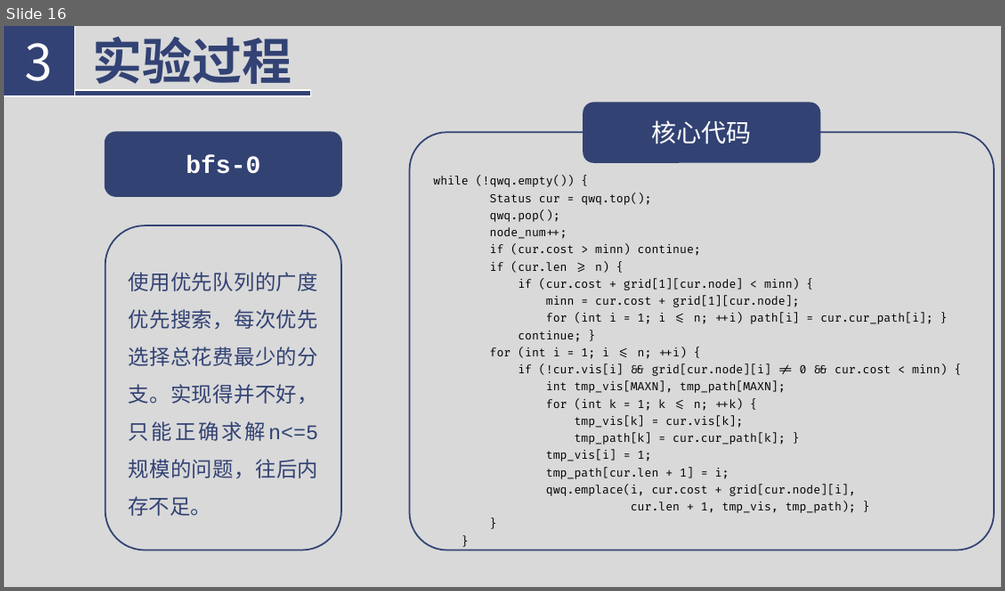
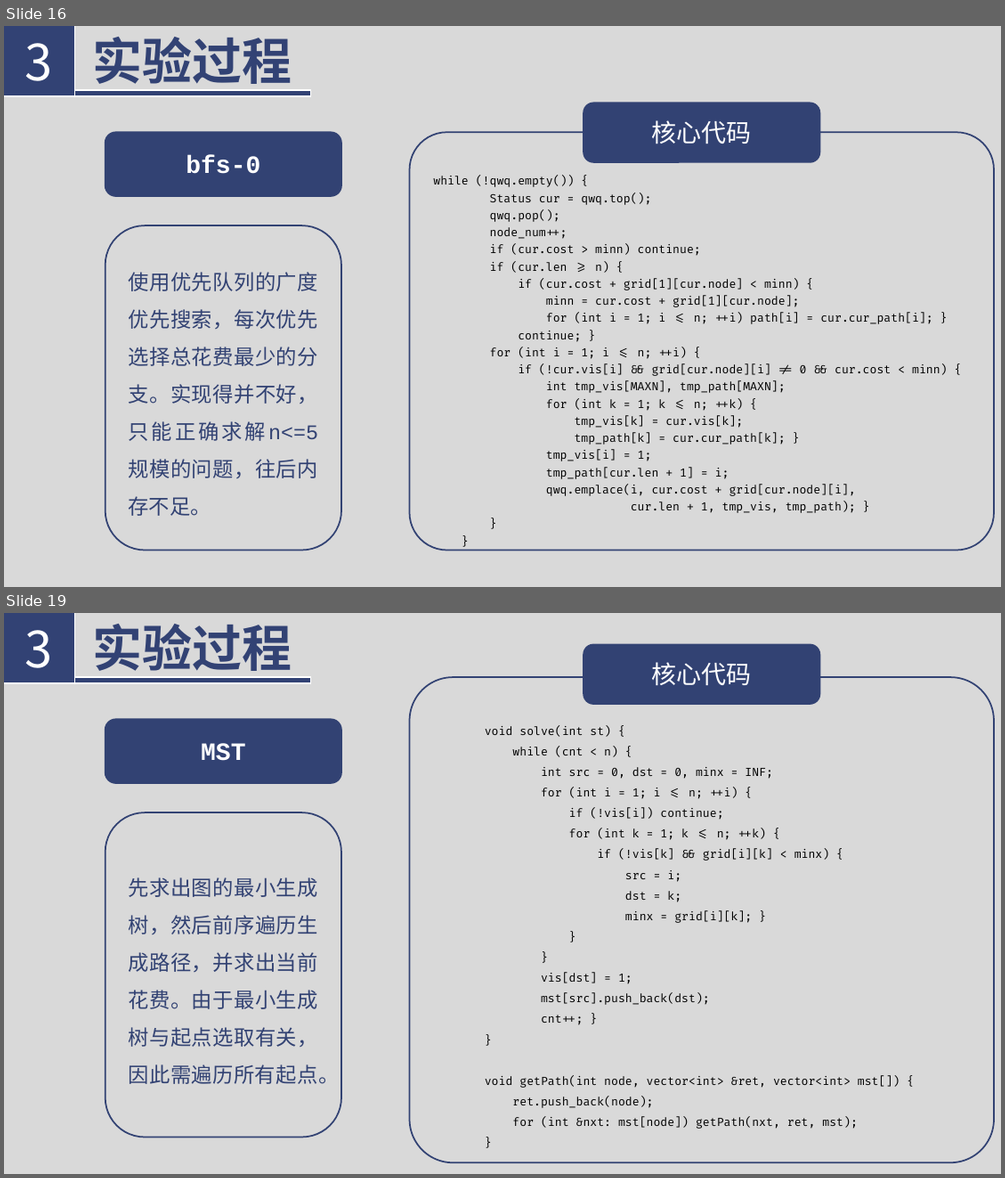
Before and after one commit to Florenz0707/AlgorithmProject, a slide deck: 3023244222-1-3/reports/introduction.pptx. Shown one above the other, each under a label of ours: slide 16 before the commit, slides 16 and 19 after it; the slides between them are not shown. The pictures are 1005x591 and 1005x1178 pixels, drawn with LibreOffice and Linux fonts; fonts in the diff are those of the drawing. Boxes give left, top, right and bottom in pixels: in the first picture for what was removed or moved away, otherwise in the second. Text is boxed around its words. In the diff, an @@ line names an element or a change of style, - is before the commit and + after.

```diff
--- a/3023244222-1-3/reports/introduction.pptx
+++ b/3023244222-1-3/reports/introduction.pptx
@@ slide 19 added at bbox=[4, 613, 1001, 1174], background #D9D9D9 @@
@@ rectangle added at bbox=[4, 613, 75, 684], fill #324274, outline #FFFFFF 1 pt, 48 pt, text #FFFFFF @@
+3
@@ text added at bbox=[93, 624, 292, 679], 48 pt, text #324274, bold @@
+实验过程
@@ rounded rectangle added at bbox=[583, 644, 820, 704], fill #324273, outline #324273 1.5 pt @@
@@ text added at bbox=[652, 662, 752, 686], 24 pt, text #FFFFFF @@
+核心代码
@@ rectangle added at bbox=[4, 677, 310, 683], fill #324274, outline #FFFFFF 1 pt @@
@@ rounded rectangle added at bbox=[409, 677, 994, 1163], fill #D9D9D9, outline #324273 1.5 pt @@
@@ text added at bbox=[485, 725, 899, 1128], 11 pt, text #000000 @@
+void solve(int st) {
+while (cnt < n) {
+int src = 0, dst = 0, minx = INF;
+for (int i = 1; i <= n; ++i) {
+if (!vis[i]) continue;
+for (int k = 1; k <= n; ++k) {
+if (!vis[k] && grid[i][k] < minx) {
+src = i;
+dst = k;
+minx = grid[i][k]; }
+}
+}
+vis[dst] = 1;
+mst[src].push_back(dst);
+cnt++; }
+}
+void getPath(int node, vector<int> &ret, vector<int> mst[]) {
+ret.push_back(node);
+for (int &nxt: mst[node]) getPath(nxt, ret, mst);
+}
@@ group added at bbox=[105, 719, 341, 1137]: 2 rounded rectangles, 2 texts @@
+MST
+先求出图的最小生成树，然后前序遍历生成路径，并求出当前花费。由于最小生成树与起点选取有关，因此需遍历所有起点。
```
Also in this commit, not shown: 2 slides changed, 12 other slides added, 10 slides removed, 1 other file.
